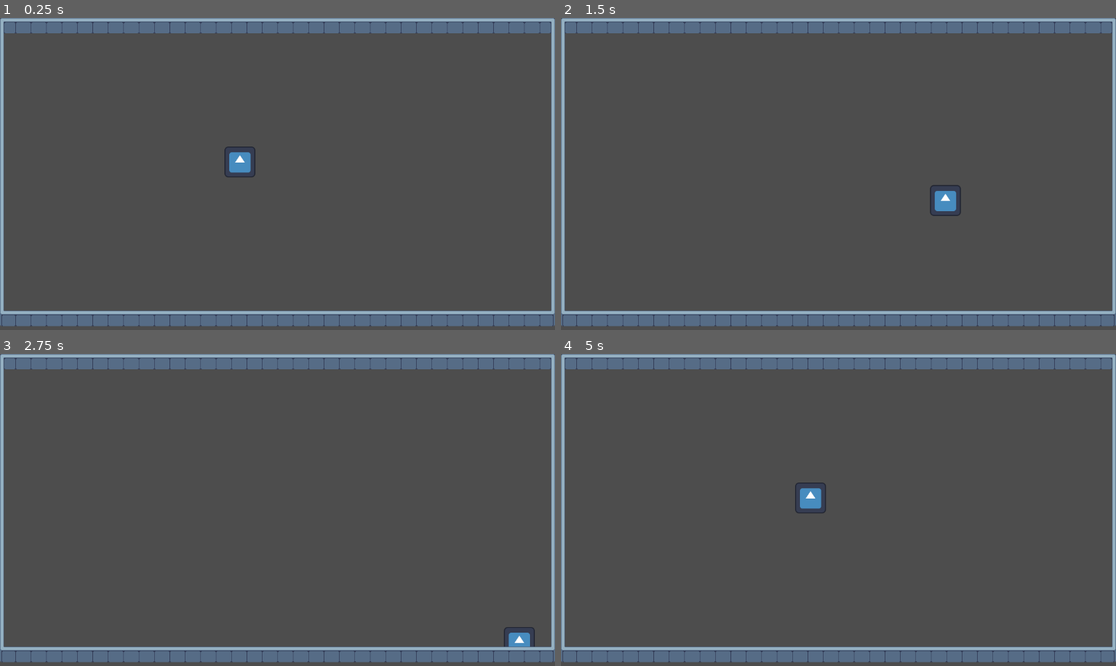
Above: before the commit, frames 1-4 (two rows, left to right).
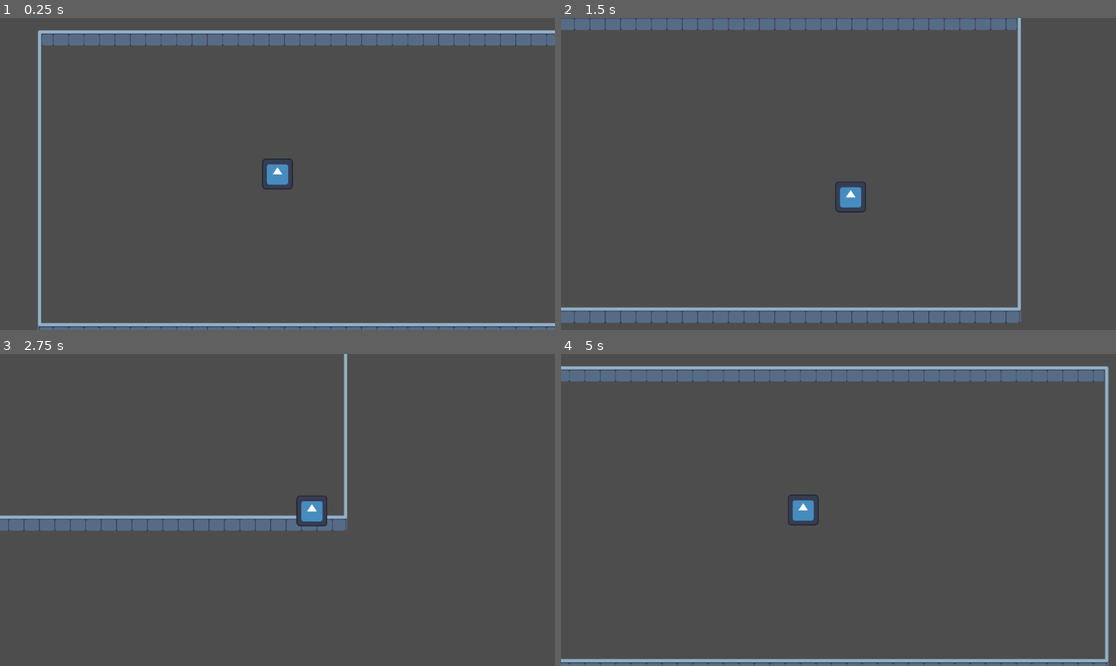
Above: after the commit, the same moments.

Repository: PieIsSpy/Scrapheap
Game: Godot game, scene res://scenes/arena.tscn
Same seed, same stepped clock (60 frames per second), same inputs: the game is played once before the commit and once after it. The engine's default icon, where the game draws it, is replaced by a stand-in: a white triangle on a blue panel in a dark square.
Inputs:
- Up to frame 1 (0.25 s): no input
- Up to frame 2 (1.5 s): tap Enter at 0.5 s; hold D (Right) 0.53-1.28 s; hold S (Down) from 1.28 s (still down)
- Up to frame 3 (2.75 s): release S (Down) at 2.03 s; hold D (Right) from 2.03 s (still down)
- Up to frame 4 (5 s): release D (Right) at 2.78 s; hold W (Up) 2.78-3.53 s; hold A (Left) from 3.53 s (still down)

The runs differ from the first frame. In frame 1, 17% of the frame differs, in the area x 0-100%, y 0-100%; in frame 2, 9.2%; in frame 3, 15%; in frame 4, 17%.

Commit message:
feat: added camera following player

Diff:
--- a/scenes/arena.tscn
+++ b/scenes/arena.tscn
@@ -94,10 +94,13 @@
 
 [node name="Arena" type="Node2D" unique_id=1843812274]
 
-[node name="CharacterBody2D" parent="." unique_id=1573787905 instance=ExtResource("2_wl4x5")]
-position = Vector2(498, 299)
-
 [node name="TileMapLayer" type="TileMapLayer" parent="." unique_id=1487397526]
 visibility_layer = 2
 tile_map_data = PackedByteArray("AAABAAAAAQAFAAAAAAACAAAAAQAFAAAAAAADAAAAAQAFAAAAAAAEAAAAAQAFAAAAAAAFAAAAAQAFAAAAAAAGAA …(1648 unchanged characters)…
 tile_set = SubResource("TileSet_olpmc")
+
+[node name="CharacterBody2D" parent="." unique_id=1573787905 instance=ExtResource("2_wl4x5")]
+position = Vector2(498, 299)
+
+[node name="Camera2D" type="Camera2D" parent="CharacterBody2D" unique_id=75276371]
+position_smoothing_enabled = true
